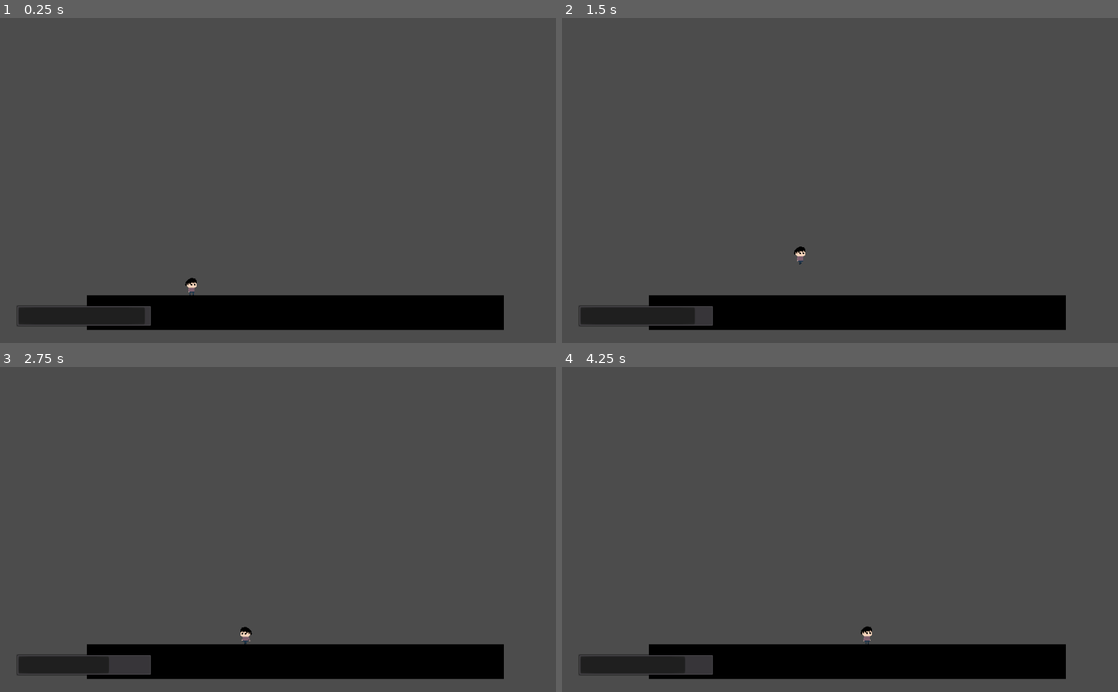
Above: before the commit, frames 1-4 (two rows, left to right).
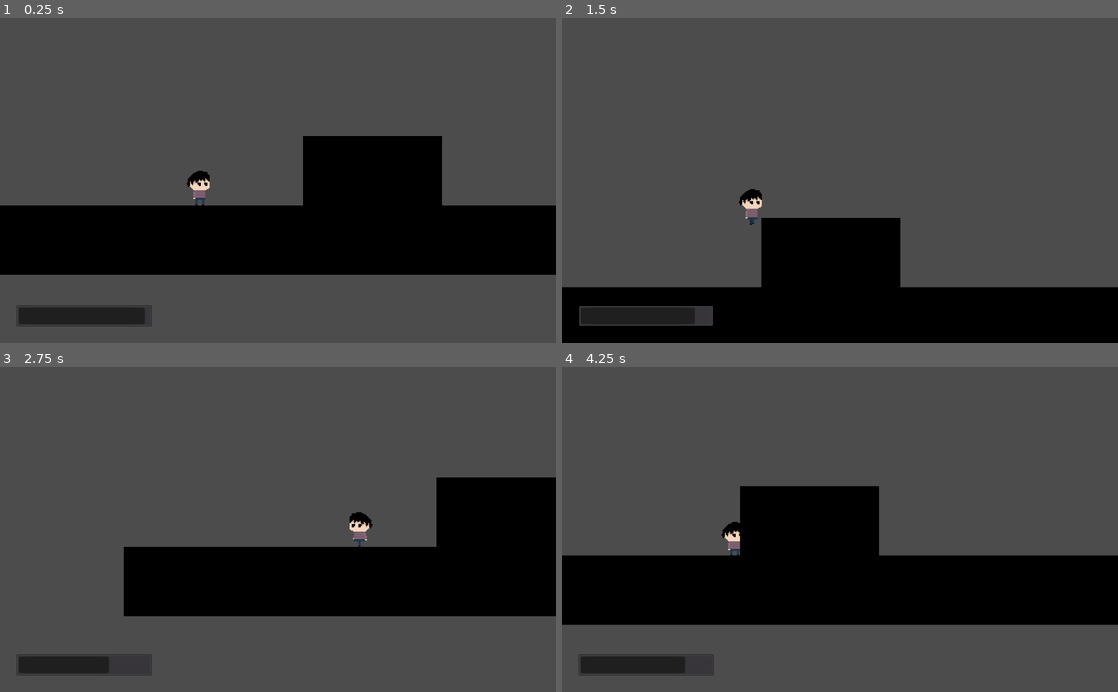
Above: after the commit, the same moments.

Repository: renanstn/scream-machine-game-jam-2020
Game: Godot game, scene res://Scenes/Levels/Tests.tscn
Same seed, same stepped clock (60 frames per second), same inputs: the game is played once before the commit and once after it. The project has no main scene, so this scene is started directly.
Inputs (mouse positions are in pixels of both pictures, inside the frame that each line leads up to):
- Up to frame 1 (0.25 s): no input
- Up to frame 2 (1.5 s): tap Enter (ui_accept) at 0.5 s; move the mouse to (962, 164) at 0.52 s; hold D (right) from 0.53 s (still down); click (962, 164) at 0.6 s; tap Space (jump) at 0.77 s; move the mouse to (728, 196) at 1.27 s; tap Shift (sprint) at 1.35 s
- Up to frame 3 (2.75 s): tap Space (jump) at 1.52 s; move the mouse to (333, 458) at 2.02 s; release D (right) at 2.03 s; hold A (left) from 2.03 s (still down); tap T (test) at 2.1 s
- Up to frame 4 (4.25 s): move the mouse to (812, 594) at 2.77 s; release A (left) at 2.78 s; hold D (right) from 2.78 s (still down); click (812, 594) at 2.85 s; tap Space (jump) at 3.02, 3.77 s; move the mouse to (1006, 578) at 3.52 s; hold Shift (sprint) from 3.53 s (still down)

The runs differ from the first frame. In frame 1, 34% of the frame differs, in the area x 0-100%, y 36-96%; in frame 2, 14%; in frame 3, 29%; in frame 4, 34%.

Commit message:
Câmera configurada

Diff:
--- a/Dont-Blink/Scenes/Characters/Player.tscn
+++ b/Dont-Blink/Scenes/Characters/Player.tscn
@@ -1,7 +1,10 @@
-[gd_scene load_steps=6 format=2]
+[gd_scene load_steps=9 format=2]
 
 [ext_resource path="res://Sprites/Klin B.png" type="Texture" id=1]
 [ext_resource path="res://Scripts/BasicMovement.gd" type="Script" id=2]
+[ext_resource path="res://Scripts/Camera2D.gd" type="Script" id=3]
+[ext_resource path="res://Scenes/Effects/Blink.tscn" type="PackedScene" id=4]
+[ext_resource path="res://Scenes/HUD/HUD.tscn" type="PackedScene" id=5]
 
 [sub_resource type="CapsuleShape2D" id=1]
 radius = 6.03727
@@ -56,3 +59,17 @@
 [node name="AnimationPlayer" type="AnimationPlayer" parent="."]
 anims/idle = SubResource( 2 )
 anims/walking = SubResource( 3 )
+
+[node name="Camera2D" type="Camera2D" parent="."]
+current = true
+zoom = Vector2( 0.5, 0.5 )
+smoothing_enabled = true
+script = ExtResource( 3 )
+
+[node name="CanvasLayer" type="CanvasLayer" parent="."]
+
+[node name="HUD" parent="CanvasLayer" instance=ExtResource( 5 )]
+
+[node name="Blink" parent="CanvasLayer" instance=ExtResource( 4 )]
+[connection signal="max_value" from="CanvasLayer/Blink" to="CanvasLayer/HUD" method="_on_Blink_max_value"]
+[connection signal="time_left" from="CanvasLayer/Blink" to="CanvasLayer/HUD" method="_on_Blink_time_left"]
--- a/Dont-Blink/Scenes/Levels/Tests.tscn
+++ b/Dont-Blink/Scenes/Levels/Tests.tscn
@@ -1,9 +1,7 @@
-[gd_scene load_steps=6 format=2]
+[gd_scene load_steps=4 format=2]
 
 [ext_resource path="res://Scenes/Characters/Player.tscn" type="PackedScene" id=1]
 [ext_resource path="res://Sprites/black.png" type="Texture" id=2]
-[ext_resource path="res://Scenes/Effects/Blink.tscn" type="PackedScene" id=3]
-[ext_resource path="res://Scenes/HUD/HUD.tscn" type="PackedScene" id=5]
 
 [sub_resource type="RectangleShape2D" id=1]
 extents = Vector2( 32, 32 )
@@ -118,7 +116,7 @@
 texture = ExtResource( 2 )
 
 [node name="StaticBody2D10" type="StaticBody2D" parent="Ground"]
-position = Vector2( 896, 544 )
+position = Vector2( 480, 480 )
 
 [node name="CollisionShape2D" type="CollisionShape2D" parent="Ground/StaticBody2D10"]
 shape = SubResource( 1 )
@@ -128,7 +126,7 @@
 texture = ExtResource( 2 )
 
 [node name="StaticBody2D9" type="StaticBody2D" parent="Ground"]
-position = Vector2( 832, 544 )
+position = Vector2( 544, 480 )
 
 [node name="CollisionShape2D" type="CollisionShape2D" parent="Ground/StaticBody2D9"]
 shape = SubResource( 1 )
@@ -136,11 +134,3 @@
 [node name="Sprite" type="Sprite" parent="Ground/StaticBody2D9"]
 scale = Vector2( 2, 2 )
 texture = ExtResource( 2 )
-
-[node name="CanvasLayer" type="CanvasLayer" parent="."]
-
-[node name="HUD" parent="CanvasLayer" instance=ExtResource( 5 )]
-
-[node name="Blink" parent="CanvasLayer" instance=ExtResource( 3 )]
-[connection signal="max_value" from="CanvasLayer/Blink" to="CanvasLayer/HUD" method="_on_Blink_max_value"]
-[connection signal="time_left" from="CanvasLayer/Blink" to="CanvasLayer/HUD" method="_on_Blink_time_left"]
--- a/Dont-Blink/Scripts/BasicMovement.gd
+++ b/Dont-Blink/Scripts/BasicMovement.gd
@@ -44,7 +44,7 @@
 
 var motion : Vector2 = Vector2()
 var max_speed : float = WALK_SPEED
-var looking_to_right : bool
+var looking_to_right : bool = true
 
 signal is_walking
 signal is_idle
@@ -53,7 +53,7 @@
 signal is_sprinting
 signal is_on_ground
 signal is_thrusting
-signal player_flipped
+signal player_flipped(to_right)
 
 # ========================================================================
 func _physics_process(delta):
@@ -118,12 +118,12 @@
 
 	if motion.x < 0 and looking_to_right:
 		sprite.flip_h = true
-		emit_signal("player_flipped")
+		emit_signal("player_flipped", looking_to_right)
 		looking_to_right = false
 	if motion.x > 0 and not looking_to_right:
+		emit_signal("player_flipped", looking_to_right)
 		looking_to_right = true
 		sprite.flip_h = false
-		emit_signal("player_flipped")
 
 	if motion.y < 0:
 		if CAN_FLY:
--- /dev/null
+++ b/Dont-Blink/Scripts/Camera2D.gd
@@ -0,0 +1,16 @@
+extends Camera2D
+
+const CAMERA_OFFSET = 100
+
+func _ready():
+	position = Vector2(CAMERA_OFFSET, 0)
+	# Fazer a conexão do signal emitido pelo Player
+	get_parent().connect("player_flipped", self, "_on_player_flipped")
+
+func _on_player_flipped(to_right)->void:
+	# Correção para deixar a camera sempre
+	# posicionada mais a frente do player
+	if not to_right:
+		position = Vector2(CAMERA_OFFSET, 0)
+	else:
+		position = Vector2(-CAMERA_OFFSET, 0)
